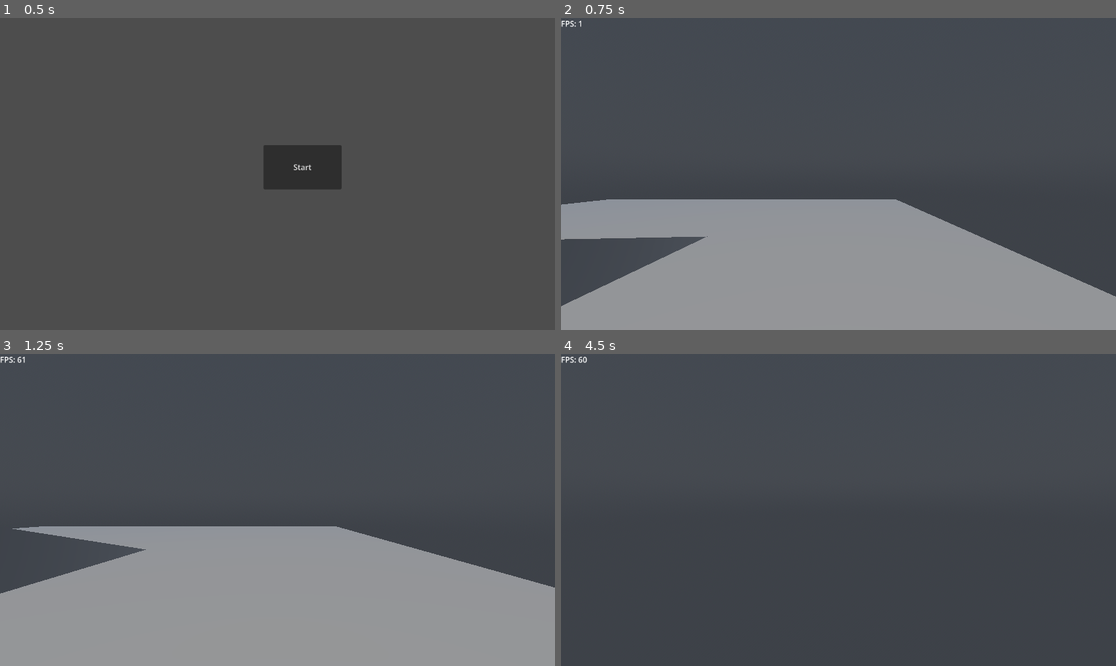
Above: before the commit, frames 1-4 (two rows, left to right).
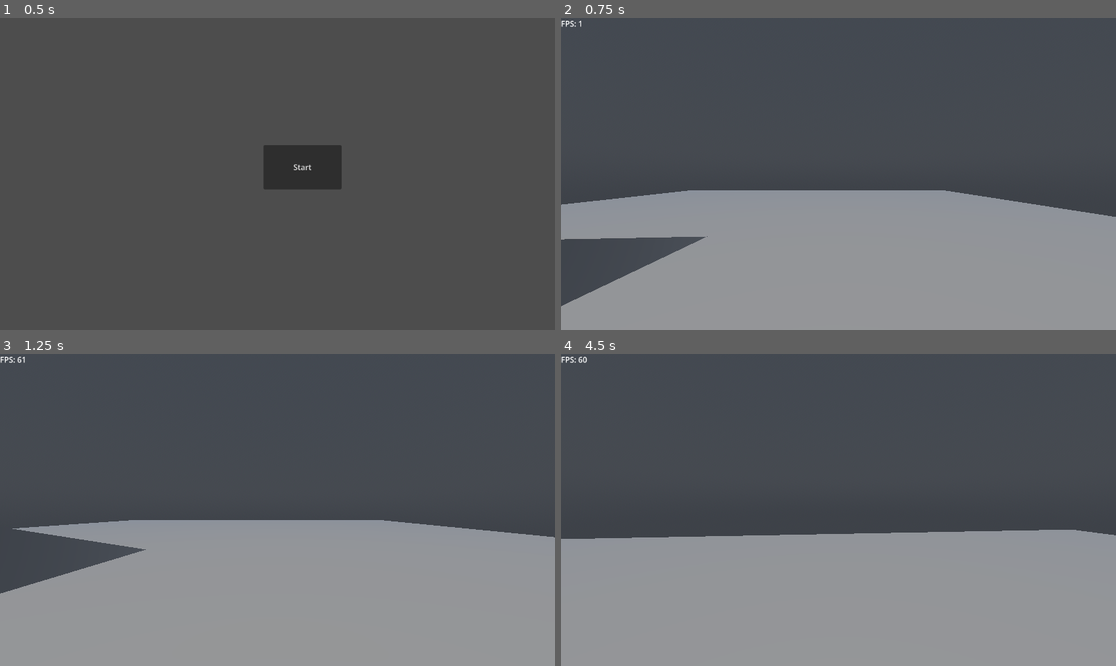
Above: after the commit, the same moments.

Repository: Immagoeat/airshipgame
Game: Godot game, scene res://scenes/mainmenu.tscn
Same seed, same stepped clock (60 frames per second), same inputs: the game is played once before the commit and once after it.
Inputs (mouse positions are in pixels of both pictures, inside the frame that each line leads up to):
- Up to frame 1 (0.5 s): no input
- Up to frame 2 (0.75 s): click "Start" at 0.5 s
- Up to frame 3 (1.25 s): no input
- Up to frame 4 (4.5 s): move the mouse to (866, 510) at 1.27 s; hold E (e) 1.28-2.03 s; hold W (up) from 1.28 s (still down); move the mouse to (810, 510) at 2.02 s; tap Ctrl (ctrl) at 2.1 s; tap E (e) at 2.3, 3.8 s; move the mouse to (849, 503) at 2.77 s; hold E (e) 2.78-3.53 s; move the mouse to (832, 516) at 3.52 s; tap Shift (shift) at 3.6 s; move the mouse to (877, 513) at 4.27 s; hold Space (space) from 4.28 s (still down)

Frame 1 is identical in both runs. In frame 2, 7.3% of the frame differs, in the area x 9-100%, y 55-90%; in frame 3, 4.7%; in frame 4, 42%, in the area x 0-100%, y 56-100%.

Commit message:
engine mechanics now work, walk up to block in the back and press E to make the ship go faster. Also can be turned off.

Diff:
--- a/airshipgame/models/airship.tscn
+++ b/airshipgame/models/airship.tscn
@@ -199,5 +199,7 @@
 transform = Transform3D(1, 0, 0, 0, 1, 0, 0, 0, 1, -0.12322998, 0.5756836, -0.0015869141)
 shape = SubResource("BoxShape3D_8lp1e")
 
+[connection signal="body_entered" from="Engine/Area3D" to="Engine" method="_on_area_3d_body_entered"]
+[connection signal="body_exited" from="Engine/Area3D" to="Engine" method="_on_area_3d_body_exited"]
 [connection signal="body_entered" from="onship" to="." method="_on_onship_body_entered"]
 [connection signal="body_exited" from="onship" to="." method="_on_onship_body_exited"]
--- a/airshipgame/models/engine.gd
+++ b/airshipgame/models/engine.gd
@@ -2,28 +2,27 @@
 
 @onready var isinarea: Area3D = $Area3D
 
-var player_in_range: bool = false
+var player_in_range := false
 var engineon = false
-var airship
+@onready var airship = get_parent()
+var player
+
 # Called when the node enters the scene tree for the first time.
 func _ready() -> void:
-	airship = get_tree().get_first_node_in_group("airship")
+	player = get_tree().get_first_node_in_group("player")
 
 
 # Called every frame. 'delta' is the elapsed time since the previous frame.
-func _process(delta: float) -> void:
+func _process(delta: float):
 	if player_in_range:
-		if Input.is_action_pressed("e") and not engineon:
-			engineon = true
-			airship.engine = 4
-		elif Input.is_action_pressed("e") and engineon:
-			engineon = false
-			airship.engine = 1
+		if Input.is_action_pressed("e"):
+			engineon = not engineon
+			airship.engine = 4 if engineon else 1
 
-func _on_body_entered(body):
+func _on_area_3d_body_entered(body: Node3D) -> void:
 	if body.is_in_group("player"):
 		player_in_range = true
 
-func _on_body_exited(body):
+func _on_area_3d_body_exited(body: Node3D) -> void:
 	if body.is_in_group("player"):
 		player_in_range = false
--- a/airshipgame/scenes/spawnarea.tscn
+++ b/airshipgame/scenes/spawnarea.tscn
@@ -38,9 +38,9 @@
 [node name="Node3D" type="Node3D" unique_id=720770316]
 
 [node name="Floor" type="CSGBox3D" parent="." unique_id=1547344657]
-transform = Transform3D(6.1959524, 0, 0, 0, 1, 0, 0, 0, 1, 0, 0, 0)
+transform = Transform3D(6.1959524, 0, 0, 0, 1, 0, 0, 0, 1, 4.595155, 0, -4.8757324)
 use_collision = true
-size = Vector3(4, 1, 35)
+size = Vector3(5.4832764, 1, 44.751465)
 
 [node name="Player" parent="." unique_id=2088449081 instance=ExtResource("1_2rrnh")]
 transform = Transform3D(1, 0, 0, 0, 1, 0, 0, 0, 1, 7.4360504, 2.4269521, -0.06038916)
